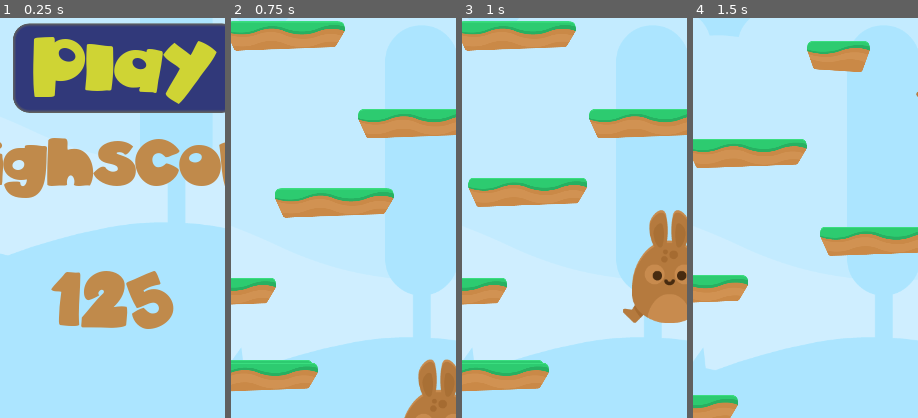
Above: before the commit, frames 1-4 (left to right).
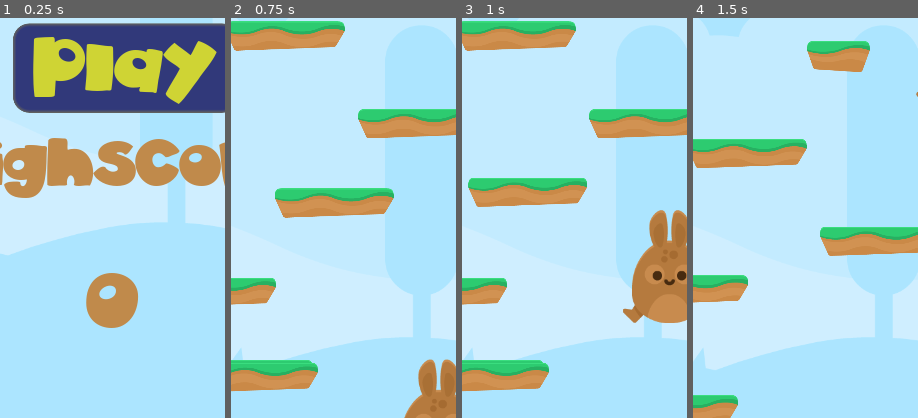
Above: after the commit, the same moments.

Repository: guilhermehto/platform-jump
Game: Godot game, scene res://scenes/Menu.tscn
The game is run twice, just before and just after one commit, with the same random seed, the same clock (stepped at 60 frames per second) and the same inputs.
Inputs:
- Up to frame 1 (0.25 s): no input
- Up to frame 2 (0.75 s): click "Play" at 0.5 s
- Up to frame 3 (1 s): no input
- Up to frame 4 (1.5 s): tap Enter (ui_accept) at 1.25 s; hold Right (ui_right) from 1.28 s (still down)
The pictures show only the part of the screen within x 25-75%, y 37-87%; the shares and areas given below are measured in that part.

The runs differ from the first frame. In frame 1, 4.1% of the frame differs, in the area x 22-78%, y 63-78%; in frame 2, nothing differs; in frame 3, nothing differs; in frame 4, nothing differs.

Commit message:
Saving player information

Diff:
--- a/project.godot
+++ b/project.godot
@@ -17,6 +17,7 @@
 [autoload]
 
 LevelManager="*res://scripts/LevelManager.gd"
+PlayerData="*res://scripts/PlayerData.gd"
 
 [display]
 
--- a/scripts/Menu.gd
+++ b/scripts/Menu.gd
@@ -1,6 +1,12 @@
 extends Node
 
 
+onready var highscore = $Highscore
+
+
+func _ready():
+	var highscore_value = str($"/root/PlayerData".load_highscore())
+	highscore.bbcode_text = "[center]" + highscore_value +"[/center]"
 
 func _on_Button_pressed():
 	$"/root/LevelManager".change_scene("Game")
--- a/scripts/Player.gd
+++ b/scripts/Player.gd
@@ -77,7 +77,8 @@
 	animated_sprite.play("jump")
 
 func die():
-	get_tree().reload_current_scene()
+	$"/root/PlayerData".save_highscore(score)
+	$"/root/LevelManager".change_scene("Menu")
 
 
 func _increment_gravity(delta):
--- /dev/null
+++ b/scripts/PlayerData.gd
@@ -0,0 +1,29 @@
+extends Node
+
+const SAVE_FILE_PATH = "user://playerdata2.save"
+
+
+
+func save_highscore(score):
+	if load_highscore() > score:
+		return
+
+	var save_file = File.new()
+	save_file.open(SAVE_FILE_PATH, File.WRITE)
+	var data = {
+		highscore = score
+	}
+	save_file.store_line(to_json(data))
+	save_file.close()
+
+
+func load_highscore():
+	var save_file = File.new()
+	if !save_file.file_exists(SAVE_FILE_PATH):
+		return 0
+
+	var highscore
+
+	save_file.open(SAVE_FILE_PATH, File.READ)
+	var data = parse_json(save_file.get_line())
+	return data["highscore"]
